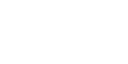
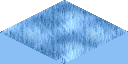
Layered file, before and after one edit (128x64). Changes by layer:
added layer "full" above "base" over (x1=0, y1=0, x2=128, y2=64)
